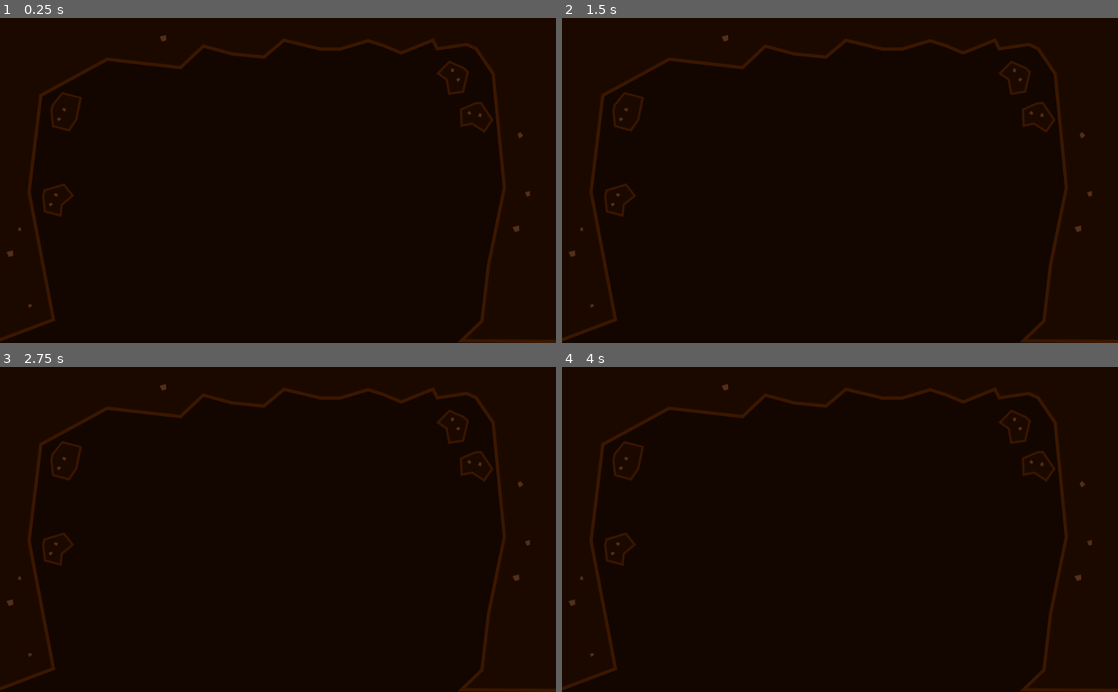
Above: before the commit, frames 1-4 (two rows, left to right).
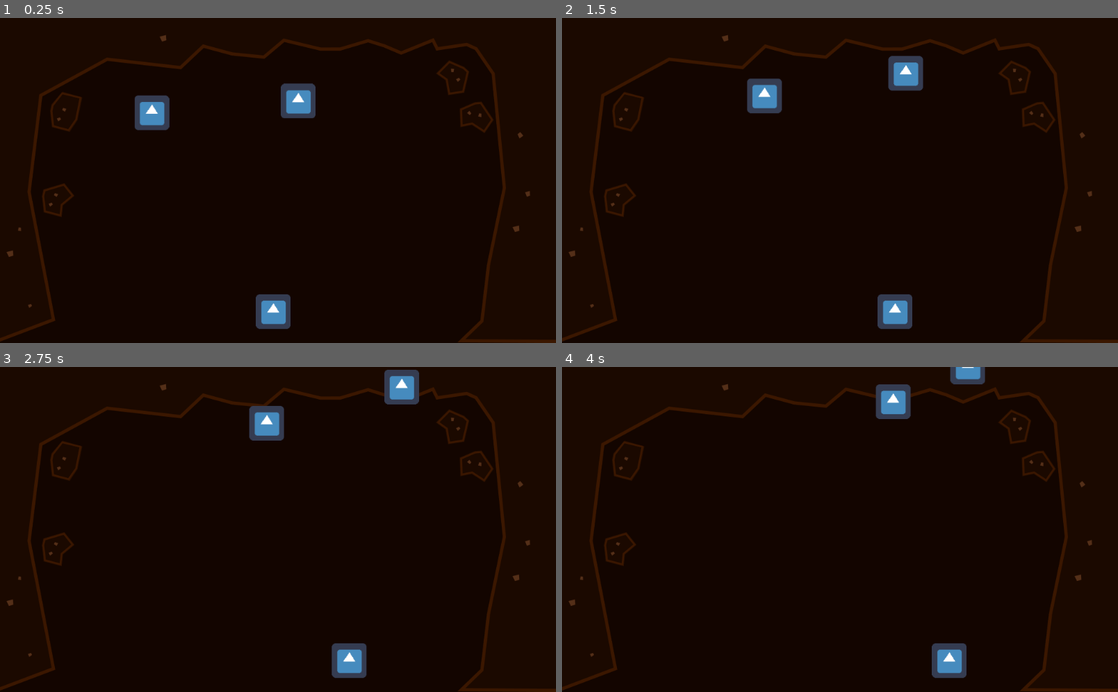
Above: after the commit, the same moments.

Repository: GameDrivenDesign/punk-wolf
Game: Godot game, scene res://game.tscn
Same seed, same stepped clock (60 frames per second), same inputs: the game is played once before the commit and once after it. Before the commit the project has no main scene; this scene is started directly in both runs. The engine's default icon, where the game draws it, is replaced by a stand-in: a white triangle on a blue panel in a dark square.
Inputs:
- Up to frame 1 (0.25 s): no input
- Up to frame 2 (1.5 s): tap Enter at 0.5 s; hold Right (ui_right) 0.53-1.28 s; hold Left (ui_left) from 1.28 s (still down)
- Up to frame 3 (2.75 s): release Left (ui_left) at 2.03 s; hold Right (ui_right) from 2.03 s (still down)
- Up to frame 4 (4 s): release Right (ui_right) at 3.53 s; hold Left (ui_left) from 3.53 s (still down)

The runs differ from the first frame. In frame 1, 2.0% of the frame differs, in the area x 24-57%, y 20-96%; in frame 2, 2.0%, in the area x 33-65%, y 11-96%; in frame 3, 2.0%; in frame 4, 1.7%.

Commit message:
add wolfs and the sheep

Diff:
--- a/game.tscn
+++ b/game.tscn
@@ -1,9 +1,20 @@
-[gd_scene load_steps=2 format=2]
+[gd_scene load_steps=4 format=2]
 
 [ext_resource path="res://background.svg" type="Texture" id=1]
+[ext_resource path="res://wolf.tscn" type="PackedScene" id=2]
+[ext_resource path="res://sheep.tscn" type="PackedScene" id=3]
 
 [node name="game" type="Node2D"]
 
 [node name="background" type="Sprite" parent="."]
 position = Vector2( 512, 300 )
 texture = ExtResource( 1 )
+
+[node name="Node2D" parent="." instance=ExtResource( 3 )]
+position = Vector2( 503.239, 541.884 )
+
+[node name="Node2D2" parent="." instance=ExtResource( 2 )]
+position = Vector2( 276.389, 175.96 )
+
+[node name="Node2D3" parent="." instance=ExtResource( 2 )]
+position = Vector2( 546.337, 155.194 )
--- a/project.godot
+++ b/project.godot
@@ -16,6 +16,7 @@
 [application]
 
 config/name="Punk-wolf"
+run/main_scene="res://game.tscn"
 config/icon="res://icon.png"
 
 [rendering]
